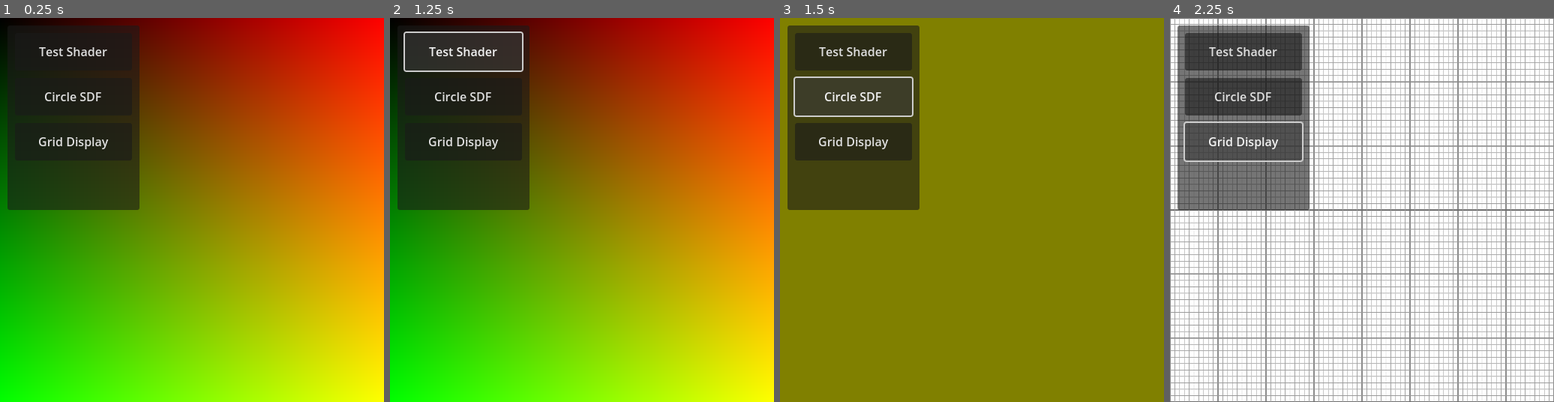
Above: before the commit, frames 1-4 (left to right).
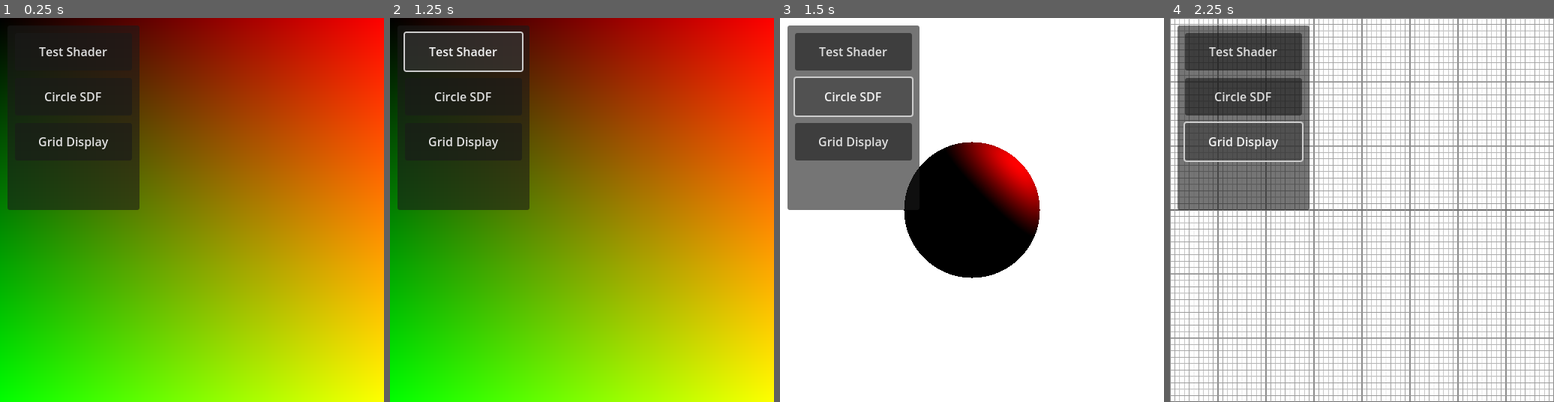
Above: after the commit, the same moments.

Repository: Izendi/radiance_cascades_V2
Game: Godot game, scene res://scenes/node_main.tscn
Same seed, same stepped clock (60 frames per second), same inputs: the game is played once before the commit and once after it.
Inputs:
- Up to frame 1 (0.25 s): no input
- Up to frame 2 (1.25 s): click "Test Shader" at 0.5 s
- Up to frame 3 (1.5 s): click "Circle SDF" at 1.25 s
- Up to frame 4 (2.25 s): click "Grid Display" at 2 s

Frames 1-2 are identical in both runs. In frame 3, 99% of the frame differs, in the area x 0-100%, y 0-100%; in frame 4, nothing differs.

Commit message:
added a basic circle ray tracing shader to review my shader skills

Diff:
--- a/project.godot
+++ b/project.godot
@@ -12,10 +12,14 @@
 
 config/name="radiance_cascades_v2"
 run/main_scene="uid://bdnu8fnyer222"
-config/features=PackedStringArray("4.5", "Forward Plus")
+config/features=PackedStringArray("4.5", "C#", "Forward Plus")
 config/icon="res://icon.svg"
 
 [display]
 
 window/size/viewport_width=512
 window/size/viewport_height=512
+
+[dotnet]
+
+project/assembly_name="radiance_cascades_v2"
--- a/shaders/circle_sdf_shader.gdshader
+++ b/shaders/circle_sdf_shader.gdshader
@@ -1,11 +1,70 @@
 shader_type canvas_item;
+render_mode unshaded;
 
 void vertex() {
 	// Called for every vertex the material is visible on.
 }
 
 void fragment() {
-	COLOR = vec4(0.5, 0.5, 0.0, 1.0);
+
+	vec3 spotLightPos = vec3(2.0, 2.0, 0.0);
+
+	vec4 hitCOLOR = vec4(1.0, 0.0, 0.0, 1.0);
+	vec4 missCOLOR = vec4(1.0, 1.0, 1.0, 1.0);
+
+	float x_res = 1.0 / SCREEN_PIXEL_SIZE.x;
+	float y_res = 1.0 / SCREEN_PIXEL_SIZE.y;
+
+	vec2 NDC_coord = SCREEN_UV * 2.0 - 1.0;
+	//I need to flip these or the coordinates don't seem to match up. Maybe a quirk of godot
+	// or I am misunderstanding something.
+	NDC_coord.y = -NDC_coord.y;
+	NDC_coord.x = -NDC_coord.x;
+
+	vec3 D = normalize(vec3(NDC_coord.x, NDC_coord.y, -1.0));
+	vec3 O = vec3(0.0, 0.0, -3.0);
+	vec3 C = vec3(0.0, 0.0, 0.0);
+	vec3 L = O - C;
+
+	vec3 Ray = vec3(0.0, 0.0, 0.0);
+
+	float r = 1.0;
+
+	float a = dot(D, D);
+	float b = 2.0 * dot(L, D);
+	float c = dot(L, L) - (r * r);
+
+	float discriminant = pow(b, 2.0) - 4.0 * a * c;
+
+	//if discriminant is >= 0 hitmask = 1.0 else hitmask = 0.0
+	float hitMask = float(discriminant >= 0.0);
+
+	if(discriminant >= 0.0) // or if(hitMask == 1.0)
+	{
+		//Circle collision:
+		float discSquared = sqrt(discriminant);
+
+		// Plus before discriminant
+		float t_1 = (-b + discSquared) / (2.0 * a);
+
+		// Minus before discriminant
+		float t_2 = (-b - discSquared) / (2.0 * a);
+
+		float smaller_t = min(t_1, t_2);
+
+		Ray = O + D * smaller_t;
+
+		vec3 incommingLightRay = normalize(spotLightPos - Ray);
+		vec3 surfaceNormal = normalize(Ray - C);
+
+		float specularIntensity = max(dot(incommingLightRay, surfaceNormal), 0.0);
+
+		hitCOLOR = hitCOLOR * specularIntensity;
+	}
+
+	vec4 finalColor = mix(missCOLOR, hitCOLOR, hitMask);
+	COLOR = vec4(finalColor.r, finalColor.g, finalColor.b, 1.0);
+	//COLOR = vec4(0.5, 0.5, 0.0, 1.0);
 }
 
 //void light() {
--- a/shaders/display_1_shader.gdshader
+++ b/shaders/display_1_shader.gdshader
@@ -1,4 +1,5 @@
 shader_type canvas_item;
+render_mode unshaded;
 
 uniform sampler2D src_tex;
 
@@ -11,6 +12,7 @@
 {
 	vec3 col = texture(src_tex, vec2(UV.x, UV.y)).rgb;
     COLOR = vec4(col, 1.0);
+	//COLOR = vec4(UV.x, 0.0, 0.0, 1.0);
 }
 
 //void light() {
--- a/shaders/grid_background_shader.gdshader
+++ b/shaders/grid_background_shader.gdshader
@@ -1,4 +1,5 @@
 shader_type canvas_item;
+render_mode unshaded;
 
 const vec3 BLACK = vec3(0.0, 0.0, 0.0);
 const vec3 WHITE = vec3(1.0, 1.0, 1.0);
@@ -42,7 +43,7 @@
 
 void vertex()
 {
-	// Called for every vertex the material is visible on.
+	//VERTEX.x += 50.0;
 }
 
 void fragment()
Not shown, added: radiance_cascades_v2.csproj
Not shown, added: radiance_cascades_v2.sln
